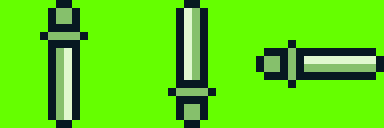
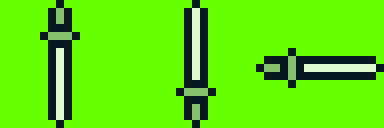
The second 384px x 128px image is a revision of the first. Changes to its layers:
painted on "right" over (x1=256, y1=40, x2=384, y2=72)
painted on "down" over (x1=56, y1=0, x2=88, y2=128)
painted on "up" over (x1=168, y1=0, x2=200, y2=128)
